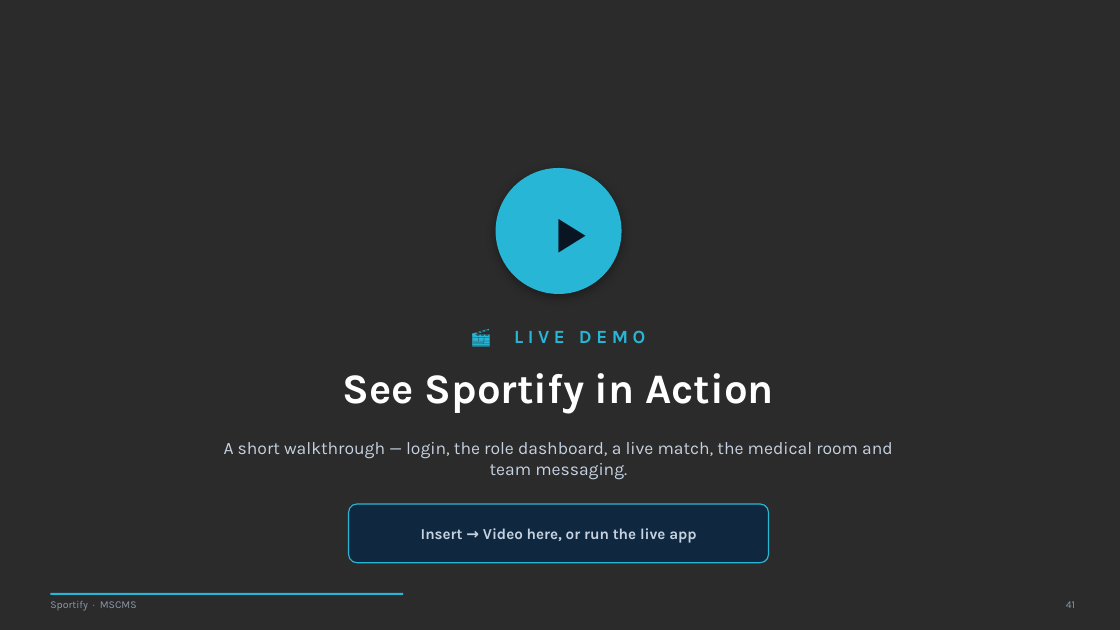
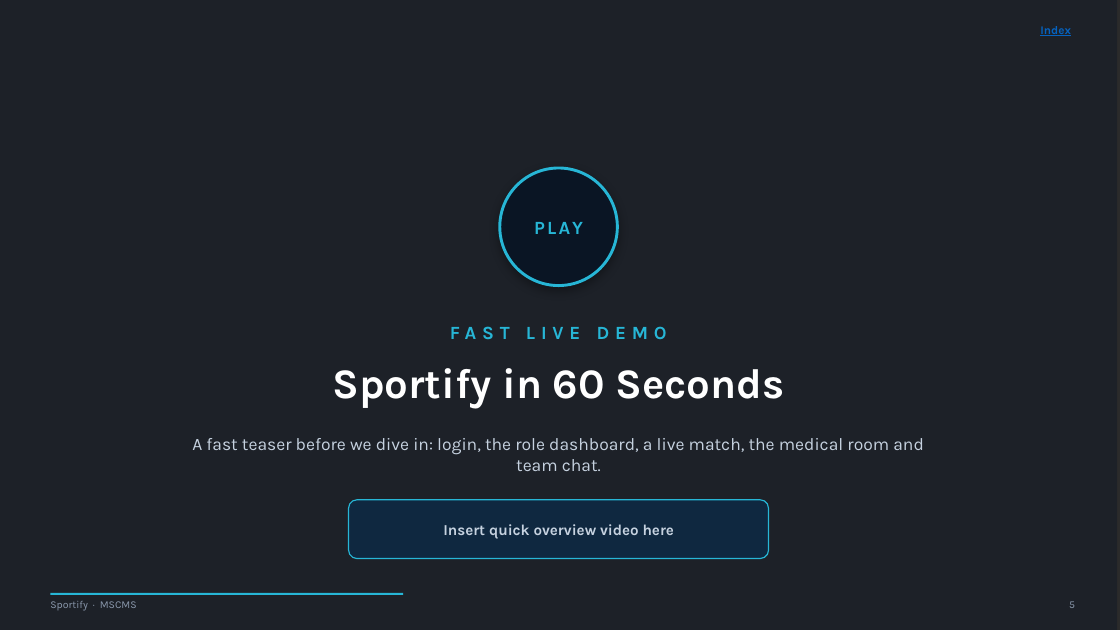
Before and after one commit to tefaa1/final, a slide deck: slide 5 of presentation/Sportify-MSCMS-Overview-NEW.pptx (slide 41 before the commit). Drawn at 1120x630 pixels with LibreOffice and Linux fonts; fonts in the diff are those of the drawing; background and template pictures are left out; a plain dark background stands for a picture behind light text. Boxes give left, top, right and bottom in pixels: in the first picture for what was removed or moved away, otherwise in the second. Text is boxed around its words. In the diff, an @@ line names an element or a change of style, - is before the commit and + after.

```diff
--- a/presentation/Sportify-MSCMS-Overview-NEW.pptx
+++ b/presentation/Sportify-MSCMS-Overview-NEW.pptx
@@ rectangle added at (0, 0, 1117, 630), fill #0A1524 at 42% opacity @@
@@ text added at (1040, 26, 1071, 36), 10 pt, text #0563C1, bold, underline @@
+Index
@@ ellipse: place and size @@
-ellipse at (496, 168, 622, 294)
+ellipse at (500, 168, 618, 286)
@@ ellipse at (500, 168, 618, 286): fill #27B6D6 to #0A1524; outline none to #27B6D6 2.5 pt @@
@@ text added at (500, 168, 618, 286), 16 pt, text #27B6D6, bold @@
+PLAY
@@ text removed at (508, 168, 634, 294) @@
-▶
@@ text at (450, 326, 667, 339): text changed @@
-🎬 LIVE DEMO
+FAST LIVE DEMO
@@ text at (332, 368, 785, 409): text changed @@
-See Sportify in Action
+Sportify in 60 Seconds
@@ text at (192, 438, 924, 471): text changed @@
-A short walkthrough — login, the role dashboard, a live match, the medical room and team messaging.
+A fast teaser before we dive in: login, the role dashboard, a live match, the medical room and team chat.
@@ rounded rectangle: place and size @@
-rounded rectangle at (349, 504, 769, 563)
+rounded rectangle at (349, 500, 769, 559)
@@ text at (443, 524, 674, 539): text changed @@
-Insert → Video here, or run the live app
+Insert quick overview video here
@@ text at (1069, 601, 1075, 608): text changed @@
-41
+5
```
Also in this commit, not shown: 22 other slides changed, 41 slides added, 22 slides removed, 12 other files.
